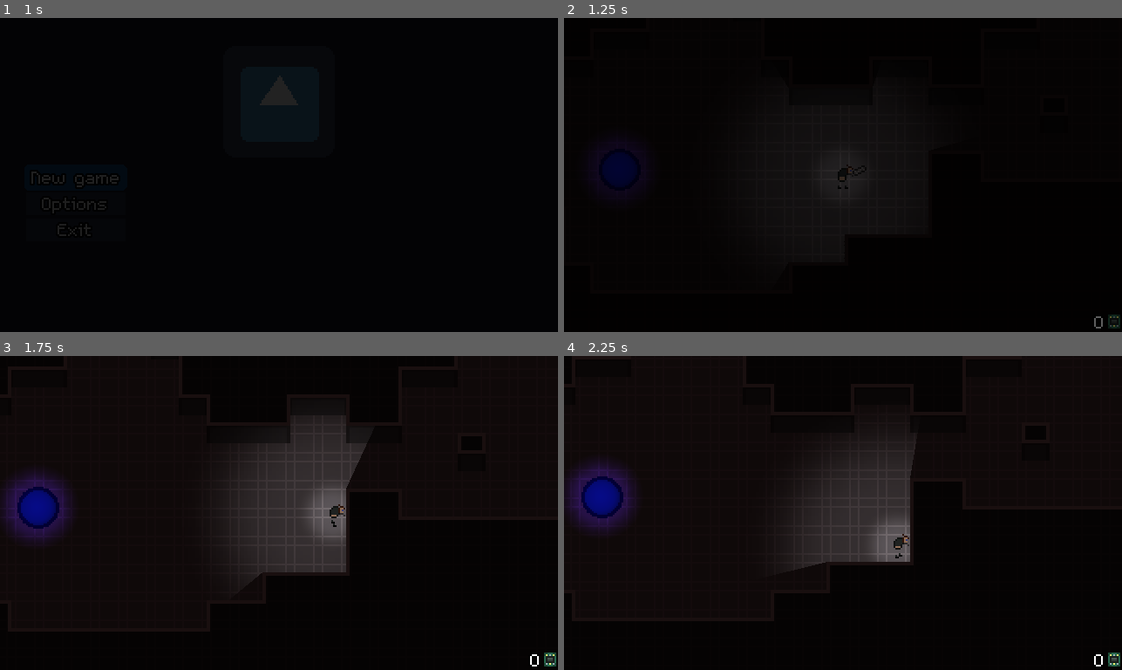
Above: before the commit, frames 1-4 (two rows, left to right).
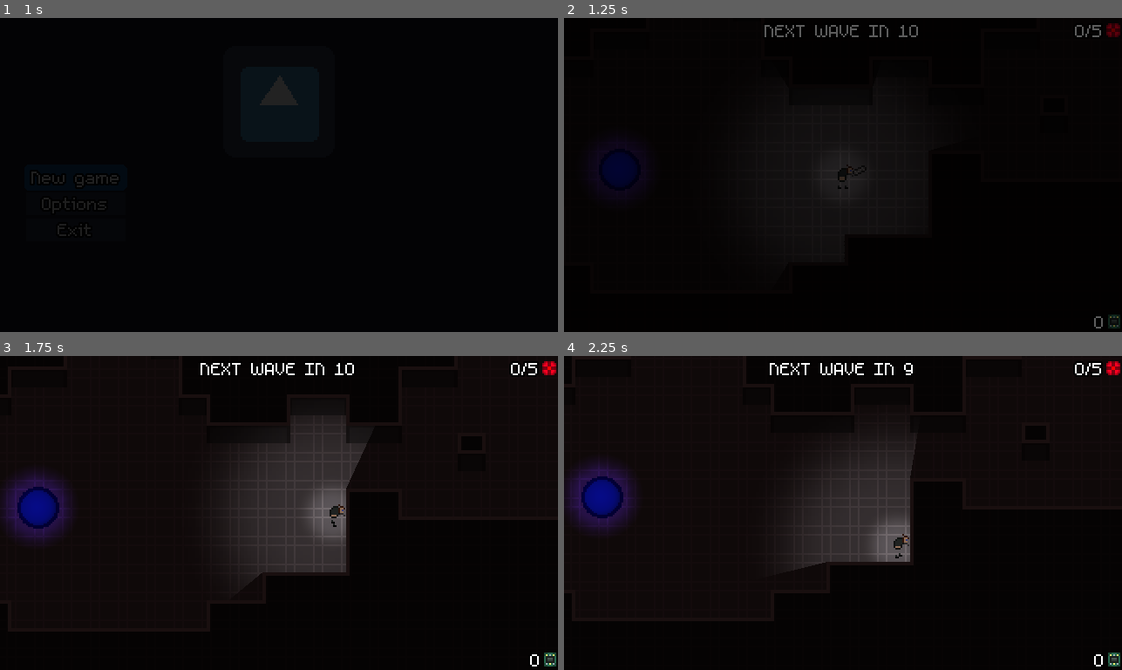
Above: after the commit, the same moments.

Repository: Evanaellio/ludumdare46
Game: Godot game, scene res://Game/Game.tscn
Two runs of this game, one before a commit and one after it. Both use one fixed random seed, a clock stepped at 60 frames per second and the inputs below. The engine's default icon, where the game draws it, is replaced by a stand-in: a white triangle on a blue panel in a dark square. Sound files missing from this copy of the repository are replaced by a short silence.
Inputs:
- Up to frame 1 (1 s): click "New game" at 0.5 s
- Up to frame 2 (1.25 s): no input
- Up to frame 3 (1.75 s): tap Enter at 1.25 s; hold D (Right) from 1.28 s (still down); tap Space (Attack) at 1.35 s
- Up to frame 4 (2.25 s): release D (Right) at 2.03 s; hold S (Down) from 2.03 s (still down); tap E (Use) at 2.1 s

Frame 1 is identical in both runs. In frame 2, 0.5% of the frame differs, in the area x 35-100%, y 1-7%; in frame 3, 0.5%; in frame 4, 0.5%.
Error in both runs: Trying to assign value of type 'AudioStreamPlayer2D' to a variable of type 'AudioStreamPlayer'. (res://Prefabs/player/Keyboard.gd:7)

Commit message:
wave hud

Diff:
--- a/GUI/HUD/HUD.gd
+++ b/GUI/HUD/HUD.gd
@@ -8,3 +8,13 @@
 
 func _on_Player_update_electronics(nb_electronics):
 	$NbElectronics.text = str(nb_electronics)
+
+
+func _on_Puppeteer_time_to_next_wave(time_to_next_wave, wave_num):
+	if time_to_next_wave > 0:
+		$NextWave.text = "NEXT WAVE IN " + str(round(time_to_next_wave))
+	elif wave_num > 0:
+		$NextWave.text = "WAVE " + str(wave_num)
+
+func _on_Puppeteer_enemy_count(current, total):
+	$NbEnemies.text = str(current) + "/" + str(total)
--- a/GUI/HUD/HUD.tscn
+++ b/GUI/HUD/HUD.tscn
@@ -1,8 +1,9 @@
-[gd_scene load_steps=4 format=2]
+[gd_scene load_steps=5 format=2]
 
 [ext_resource path="res://Prefabs/Electronics/electronics.png" type="Texture" id=1]
 [ext_resource path="res://Assets/Fonts/m5x7_16.tres" type="DynamicFont" id=2]
 [ext_resource path="res://GUI/HUD/HUD.gd" type="Script" id=3]
+[ext_resource path="res://Prefabs/Drone/Drone.png" type="Texture" id=4]
 
 [node name="HUD" type="CanvasLayer"]
 script = ExtResource( 3 )
@@ -13,6 +14,16 @@
 margin_right = 318.576
 margin_bottom = 178.034
 texture = ExtResource( 1 )
+__meta__ = {
+"_edit_use_anchors_": false
+}
+
+[node name="TextureRect2" type="TextureRect" parent="."]
+margin_left = 310.576
+margin_top = 3.0
+margin_right = 318.576
+margin_bottom = 11.0
+texture = ExtResource( 4 )
 __meta__ = {
 "_edit_use_anchors_": false
 }
@@ -28,3 +39,24 @@
 __meta__ = {
 "_edit_use_anchors_": false
 }
+
+[node name="NbEnemies" type="Label" parent="."]
+margin_left = 269.0
+margin_right = 309.0
+margin_bottom = 14.0
+custom_fonts/font = ExtResource( 2 )
+text = "0/5"
+align = 2
+__meta__ = {
+"_edit_use_anchors_": false
+}
+
+[node name="NextWave" type="Label" parent="."]
+margin_right = 320.0
+margin_bottom = 14.0
+custom_fonts/font = ExtResource( 2 )
+text = "NEXT WAVE IN 10"
+align = 1
+__meta__ = {
+"_edit_use_anchors_": false
+}
--- a/Levels/TestScene.tscn
+++ b/Levels/TestScene.tscn
@@ -474,3 +474,5 @@
 layer = 99
 [connection signal="update_electronics" from="Player" to="HUDLayer" method="_on_Player_update_electronics"]
 [connection signal="pressed" from="Button" to="." method="_on_Button_pressed"]
+[connection signal="enemy_count" from="Puppeteer" to="HUDLayer" method="_on_Puppeteer_enemy_count"]
+[connection signal="time_to_next_wave" from="Puppeteer" to="HUDLayer" method="_on_Puppeteer_time_to_next_wave"]
--- a/PNJ/ordiMère.gd
+++ b/PNJ/ordiMère.gd
@@ -25,12 +25,12 @@
 		$Light2D3.color = Color(0, 1, 0)
 	elif health_percent <= 0.67 and health_percent > 0.33:
 		ecran.play("bof",false)
-		$Light2D2.energy = 0.8
+		$Light2D2.energy = 0.6
 		$Light2D2.color = Color(1, 0.7, 0)
 		$Light2D3.color = Color(1, 0.7, 0)
 	elif health_percent <= 0.33 and health_percent > 0:
 		ecran.play("non",false)
-		$Light2D2.energy = 0.7
+		$Light2D2.energy = 0.6
 		$Light2D2.color = Color(1, 0, 0)
 		$Light2D3.color = Color(1, 0, 0)
 	else:
--- a/Prefabs/Puppeteer/Puppeteer.gd
+++ b/Prefabs/Puppeteer/Puppeteer.gd
@@ -1,8 +1,10 @@
 extends Node2D
 
 signal first_spawn
+signal enemy_count
 signal wave_completed
 signal all_waves_completed
+signal time_to_next_wave
 
 const DRONE_EASY = 0
 const DRONE_MEDIUM = 1
@@ -40,7 +42,7 @@
 
 const WAVE_SPAWN_TIMER = 5
 
-const REST_TIMER = 5
+const REST_TIMER = 10
 
 onready var enemy_prefabs = {
 	DRONE_EASY: load("res://Prefabs/Drone/Drone.tscn"),
@@ -53,6 +55,7 @@
 var spawn_count: int = 0
 var current_wave_num: int = 0
 var alive_enemies: int = 0
+var killed_enemies: int = 0
 
 var rng = RandomNumberGenerator.new()
 
@@ -66,7 +69,9 @@
 	connect("wave_completed", $Music, "switch_to_calm")
 	connect("first_spawn", $Music, "combat")
 
-	next_wave()
+	$RestTimer.wait_time = REST_TIMER
+	$RestTimer.one_shot = true
+	$RestTimer.start()
 
 func spawn():
 	if current_wave.keys().size():
@@ -79,6 +84,7 @@
 				emit_signal("first_spawn")
 		else:
 			end_of_wave()
+	_send_info()
 
 func end_of_wave():
 	current_wave.clear()
@@ -94,15 +100,20 @@
 		$RestTimer.one_shot = true
 		$RestTimer.start()
 
+	_send_info()
+
 func next_wave():
 	current_wave_num += 1
 	alive_enemies = 0
 	spawn_count = 0
+	killed_enemies = 0
 
-	if current_wave_num >= WAVES.size():
+	if current_wave_num > WAVES.size():
 		return
 
 	current_wave = WAVES[current_wave_num - 1]
+
+	spawn()
 
 	$SpawnTimer.wait_time = WAVE_SPAWN_TIMER
 	$SpawnTimer.start()
@@ -146,6 +157,26 @@
 
 func _on_Enemy_Dead(enemy):
 	alive_enemies -= 1
+	killed_enemies += 1
+	_send_info()
 
 	if current_wave_num != 0 and alive_enemies <= 0 and current_wave.size() == 0:
 		end_of_wave()
+
+func _on_InfoTimer_timeout():
+	_send_info()
+
+func _send_info():
+	var time_to_next_wave = $RestTimer.time_left
+	var left = 0
+	if time_to_next_wave > 0 and current_wave_num < WAVES.size():
+		var next_wave = WAVES[current_wave_num]
+		for typecount in next_wave.values():
+			left += typecount
+		emit_signal("enemy_count", 0, left)
+	else:
+		for typecount in current_wave.values():
+			left += typecount
+		emit_signal("enemy_count", killed_enemies, spawn_count + left)
+
+	emit_signal("time_to_next_wave", time_to_next_wave, current_wave_num)
--- a/Prefabs/Puppeteer/Puppeteer.tscn
+++ b/Prefabs/Puppeteer/Puppeteer.tscn
@@ -11,5 +11,9 @@
 [node name="RestTimer" type="Timer" parent="."]
 
 [node name="Music" parent="." instance=ExtResource( 2 )]
+
+[node name="InfoTimer" type="Timer" parent="."]
+autostart = true
 [connection signal="timeout" from="SpawnTimer" to="." method="_on_SpawnTimer_timeout"]
 [connection signal="timeout" from="RestTimer" to="." method="_on_RestTimer_timeout"]
+[connection signal="timeout" from="InfoTimer" to="." method="_on_InfoTimer_timeout"]
